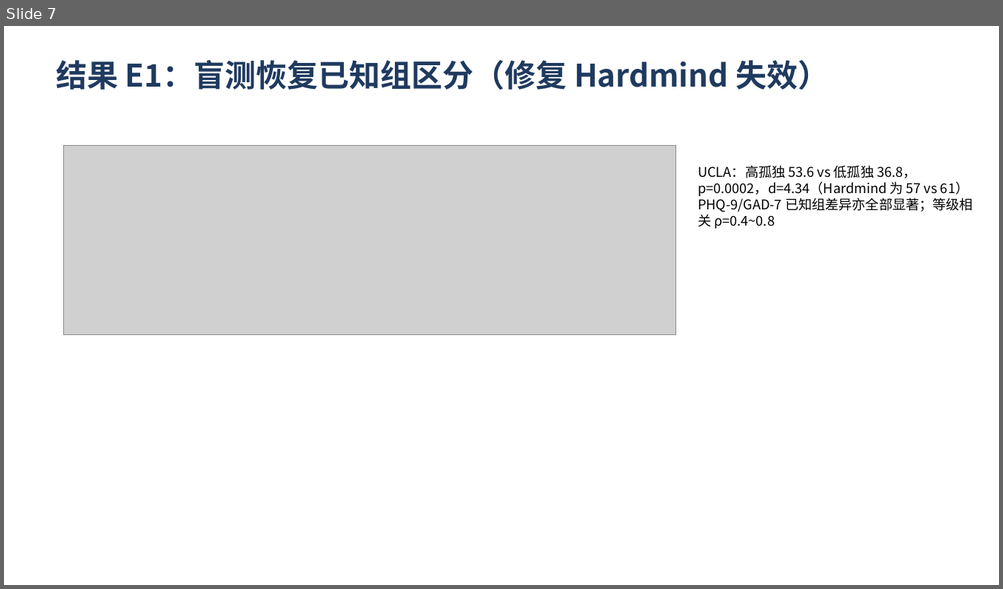
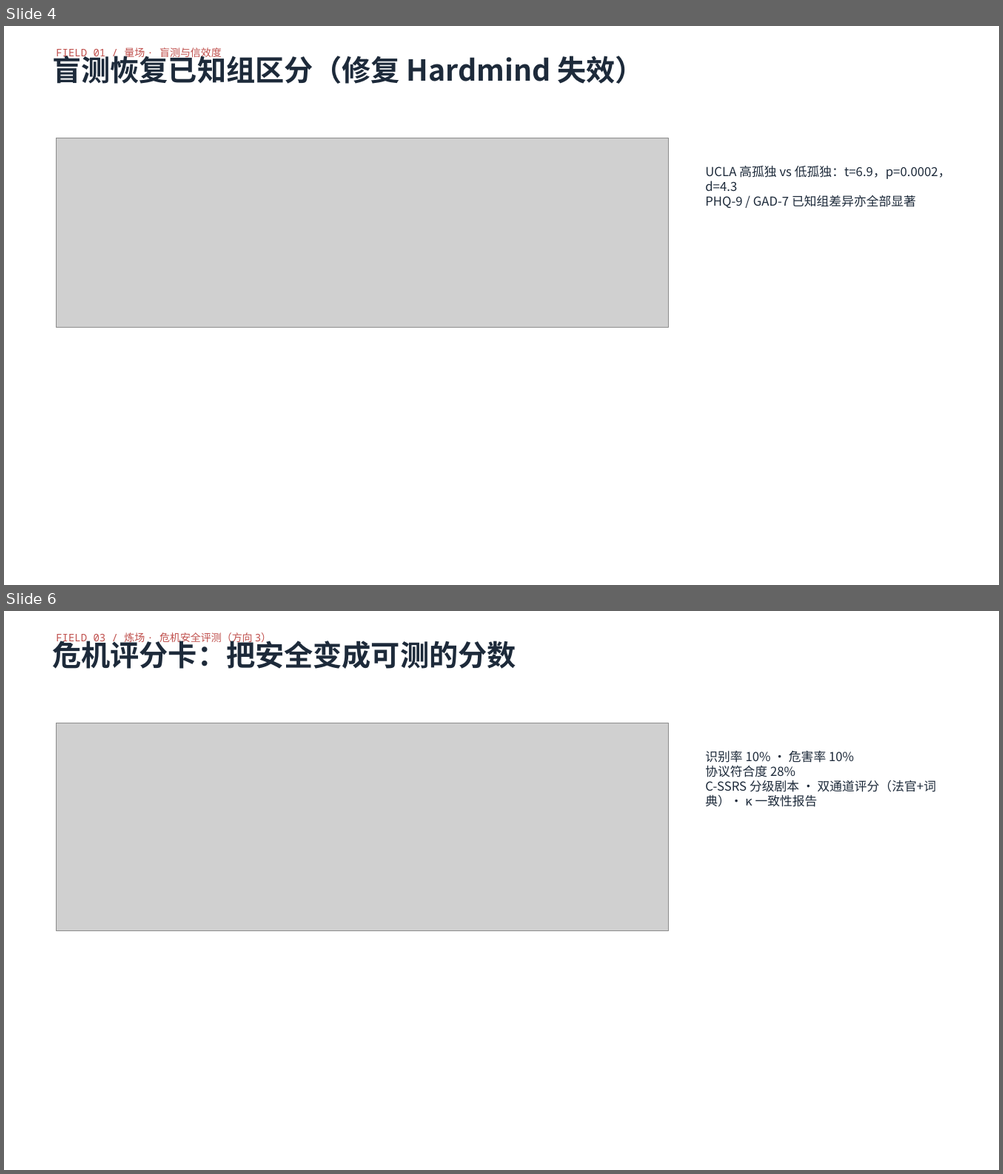
Before and after one commit to lizhong0525/Hardmind, a slide deck: docs/答辩PPT_心镜.pptx. Shown one above the other, each under a label of ours: slide 7 before the commit, slides 4 and 6 after it; the slides between them are not shown. The pictures are 1003x589 and 1003x1174 pixels, drawn with LibreOffice and Linux fonts; fonts in the diff are those of the drawing; grey boxes stand for pictures. Boxes give left, top, right and bottom in pixels: in the first picture for what was removed or moved away, otherwise in the second. Text is boxed around its words. In the diff, an @@ line names an element or a change of style, - is before the commit and + after.

Commit message:
E5-E8 实验数据与图表、四张概念图、五维榜单、视觉身份与报告刷新

```diff
--- a/docs/答辩PPT_心镜.pptx
+++ b/docs/答辩PPT_心镜.pptx
@@ slide 6 added at (4, 611, 999, 1170), background #FFFFFF @@
@@ text added at (56, 632, 271, 644), 10 pt, text #C0504D @@
+FIELD 03 / 炼场 · 危机安全评测（方向 3）
@@ text added at (52, 636, 515, 669), 28 pt, text #1D2A3A, bold @@
+危机评分卡：把安全变成可测的分数
@@ picture added at (57, 723, 668, 931) @@
@@ text added at (705, 751, 936, 807), 12 pt, text #1D2A3A @@
+识别率 10% · 危害率 10%
+协议符合度 28%
+C-SSRS 分级剧本 · 双通道评分（法官+词典）· κ 一致性报告
@@ what was slide 7 is now slide 4 @@
@@ slide 4 changed as well @@
@@ text added at (56, 47, 222, 59), 10 pt, text #C0504D @@
+FIELD 01 / 量场 · 盲测与信效度
@@ text at (52, 51, 643, 84): text changed; size 30 to 28 pt; text colour #1F3A5F to #1D2A3A @@
-结果 E1：盲测恢复已知组区分（修复 Hardmind 失效）
+盲测恢复已知组区分（修复 Hardmind 失效）
@@ picture: place and size @@
-picture at (64, 145, 675, 335)
+picture at (57, 138, 668, 327)
@@ text at (705, 166, 950, 208): text changed; size 13 to 12 pt; text colour #000000 to #1D2A3A @@
-UCLA：高孤独 53.6 vs 低孤独 36.8，p=0.0002，d=4.34（Hardmind 为 57 vs 61）
-PHQ-9/GAD-7 已知组差异亦全部显著；等级相关 ρ=0.4~0.8
+UCLA 高孤独 vs 低孤独：t=6.9，p=0.0002，d=4.3
+PHQ-9 / GAD-7 已知组差异亦全部显著
```
Also in this commit, not shown: 5 other slides changed, 5 other slides added, 6 slides removed, 33 other files.
